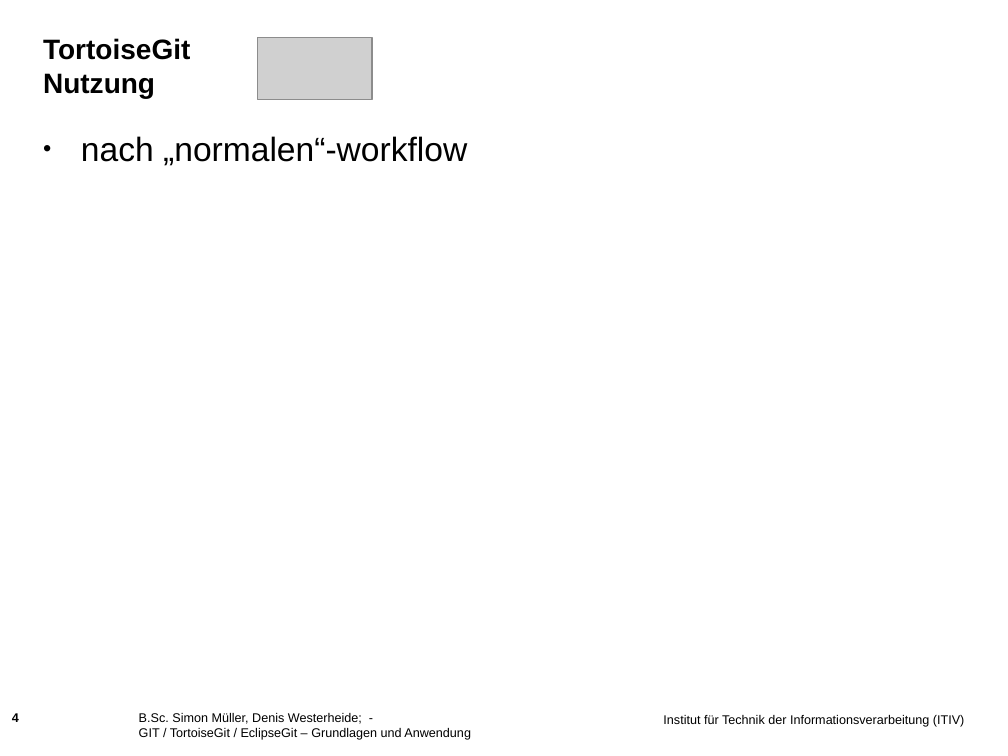
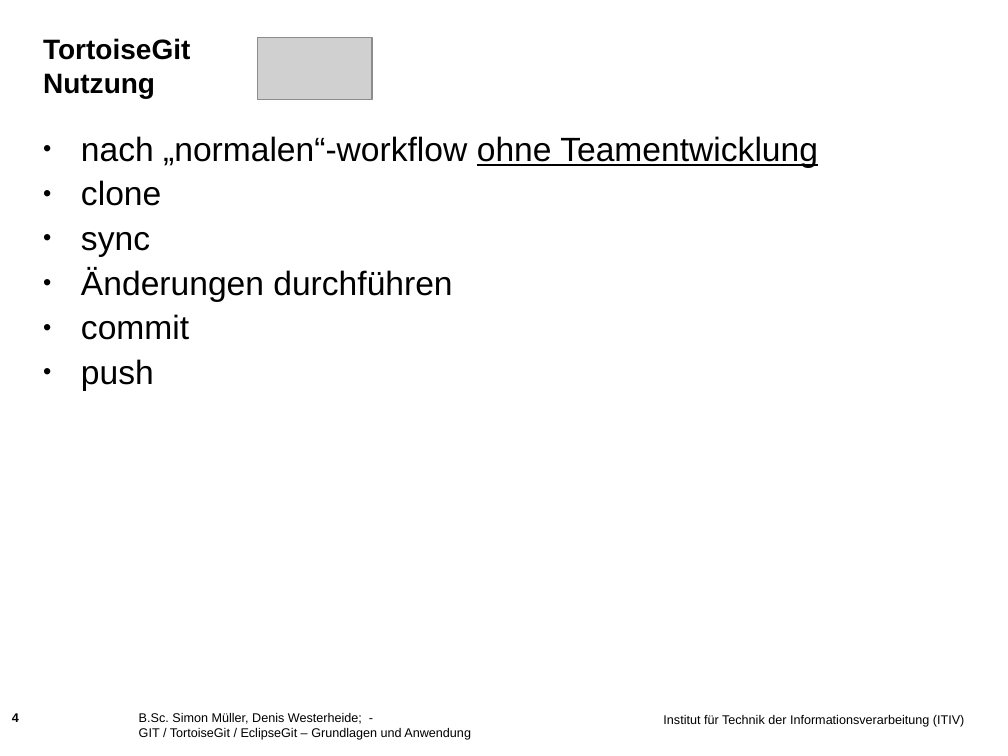
Before and after one commit to muellesi/PSE_2018, a slide deck: slide 4 of Präsentation/Denis/Praesentationsfolien_Denis.ppt. Drawn at 1008x756 pixels with LibreOffice and Linux fonts; fonts in the diff are those of the drawing; grey boxes stand for pictures; background and template pictures are left out. Boxes give left, top, right and bottom in pixels: in the first picture for what was removed or moved away, otherwise in the second. Text is boxed around its words. In the diff, an @@ line names an element or a change of style, - is before the commit and + after.

```diff
--- a/Präsentation/Denis/Praesentationsfolien_Denis.ppt
+++ b/Präsentation/Denis/Praesentationsfolien_Denis.ppt
@@ text at [81, 136, 818, 391]: text changed @@
-• nach „normalen“-workflow
+• nach „normalen“-workflow ohne Teamentwicklung
+• clone
+• sync
+• Änderungen durchführen
+• commit
+• push
```
Also in this commit, not shown: 5 other slides changed, 1 slide added.
